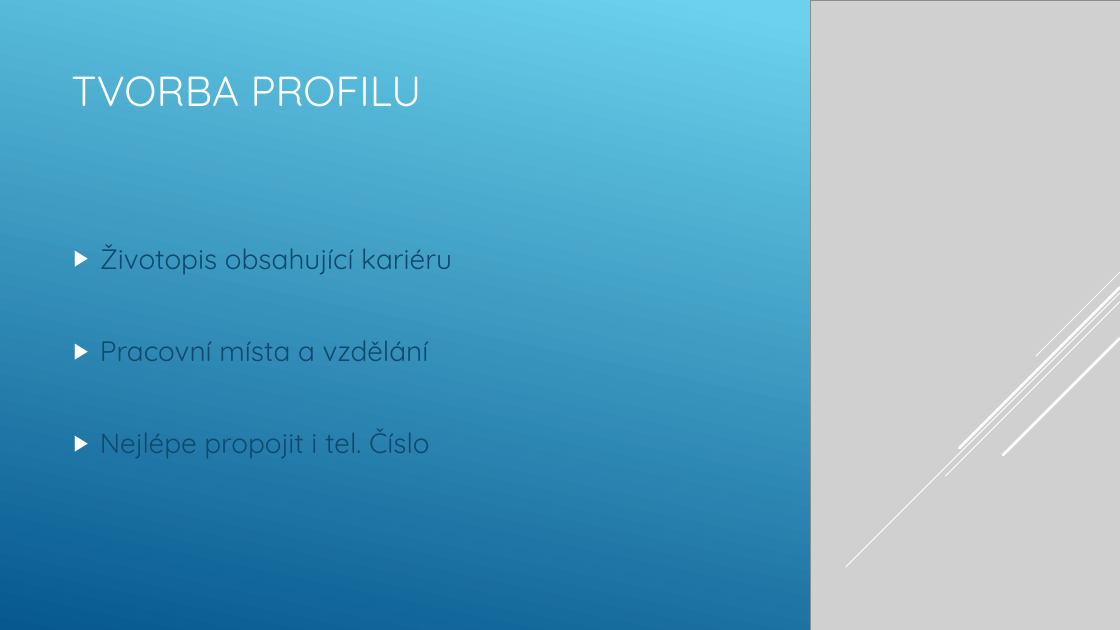
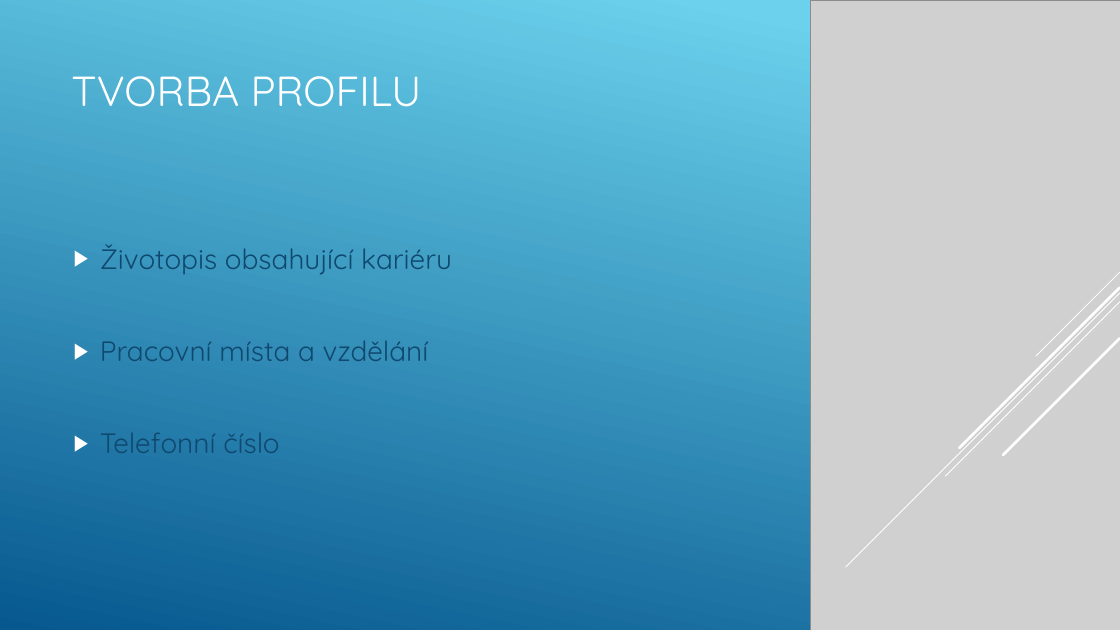
Before and after one commit to Jelenos69/I11-prezentace-Jel-nek, a slide deck: slide 5 of Jelinek.pptx. Drawn at 1120x630 pixels with LibreOffice and Linux fonts; fonts in the diff are those of the drawing; grey boxes stand for pictures. Boxes give left, top, right and bottom in pixels: in the first picture for what was removed or moved away, otherwise in the second. Text is boxed around its words. In the diff, an @@ line names an element or a change of style, - is before the commit and + after.

```diff
--- a/Jelinek.pptx
+++ b/Jelinek.pptx
@@ text at (x1=100, y1=433, x2=279, y2=453): text changed @@
-▶ Nejlépe propojit i tel. Číslo
+▶ Telefonní číslo
```
Also in this commit, not shown: 2 other slides changed, 1 slide added, 2 slides removed.
